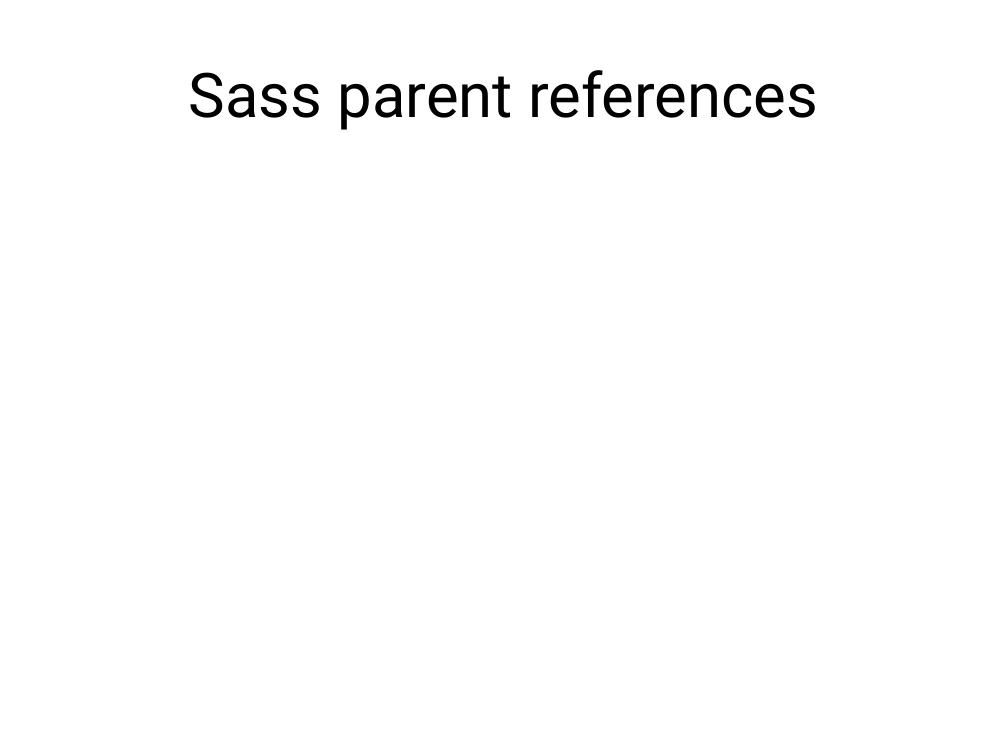
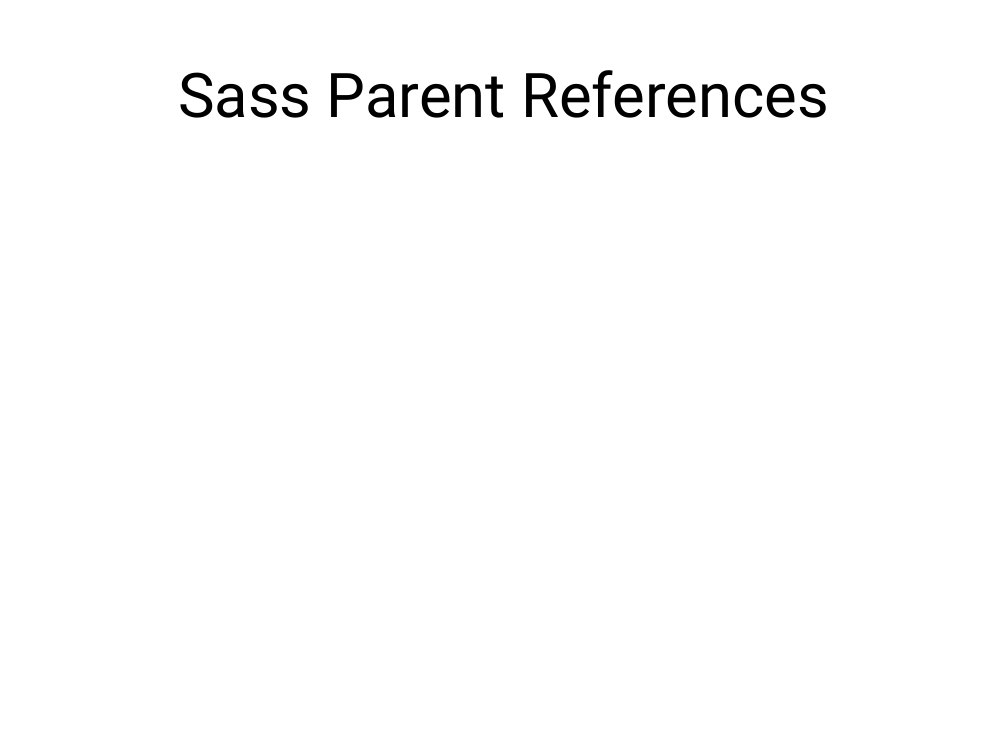
Before and after one commit to jacobladams/presentations, a slide deck: slide 53 of less-and-sass/Write LESS CSS and make it SASSier.pptx (slide 44 before the commit). Drawn at 1008x756 pixels with LibreOffice and Linux fonts; fonts in the diff are those of the drawing. Boxes give left, top, right and bottom in pixels: in the first picture for what was removed or moved away, otherwise in the second. Text is boxed around its words. In the diff, an @@ line names an element or a change of style, - is before the commit and + after.

Commit message:
Added more slide content to SASS and LESS presentation.  This is the version that was given interally.

```diff
--- a/less-and-sass/Write LESS CSS and make it SASSier.pptx
+++ b/less-and-sass/Write LESS CSS and make it SASSier.pptx
@@ title at box(178, 70, 829, 118): text changed @@
-Sass parent references
+Sass Parent References
```
Also in this commit, not shown: 12 other slides changed, 13 slides added, 4 slides removed.
